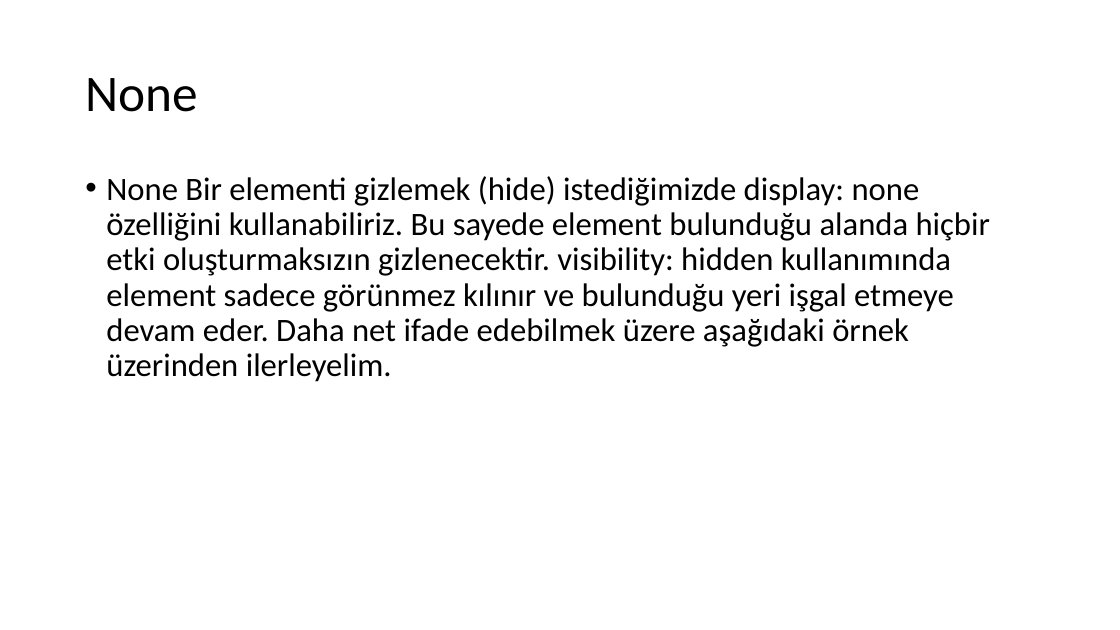
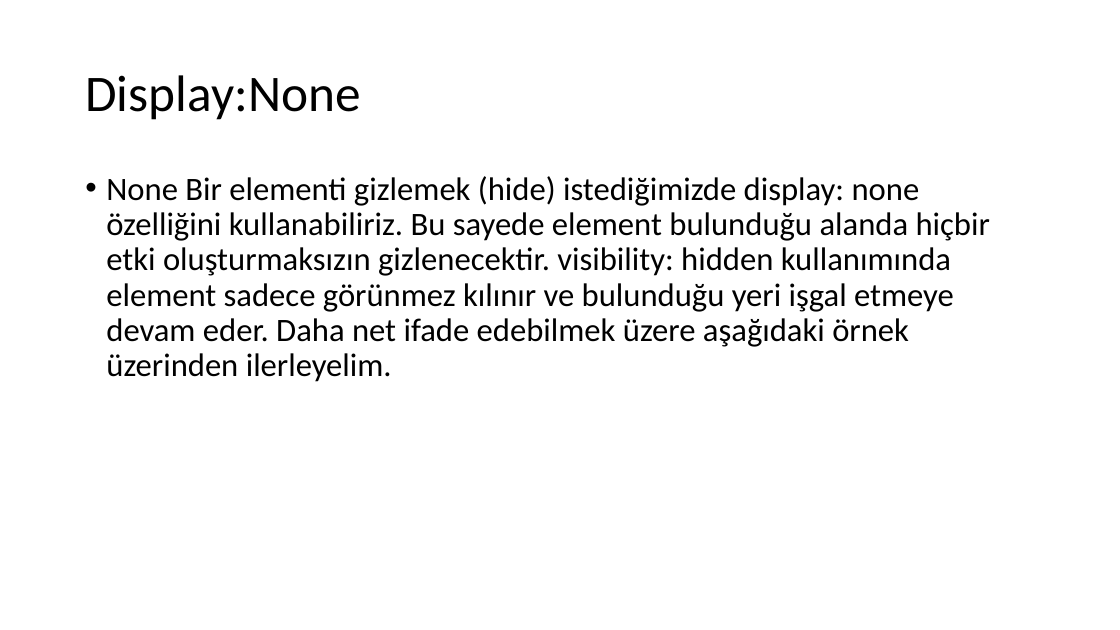
Before and after one commit to 207-Atmosware-Java-Bootcamp/1-hafta-carsamba-odevi-tolgagur, a slide deck: slide 26 of tolgagureli.pptx. Drawn at 1120x630 pixels with LibreOffice and Linux fonts; fonts in the diff are those of the drawing. Boxes give left, top, right and bottom in pixels: in the first picture for what was removed or moved away, otherwise in the second. Text is boxed around its words. In the diff, an @@ line names an element or a change of style, - is before the commit and + after.

```diff
--- a/tolgagureli.pptx
+++ b/tolgagureli.pptx
@@ title at box(85, 75, 360, 120): text changed @@
-None
+Display:None
```
Also in this commit, not shown: 2 other slides changed, 1 slide added.
